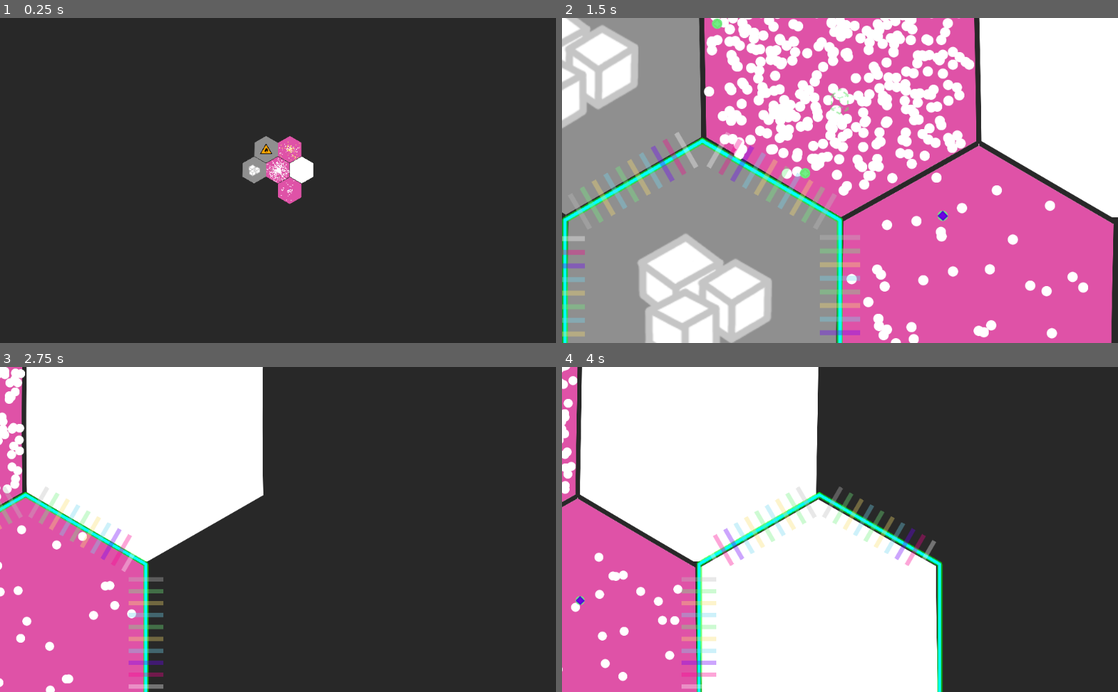
Above: before the commit, frames 1-4 (two rows, left to right).
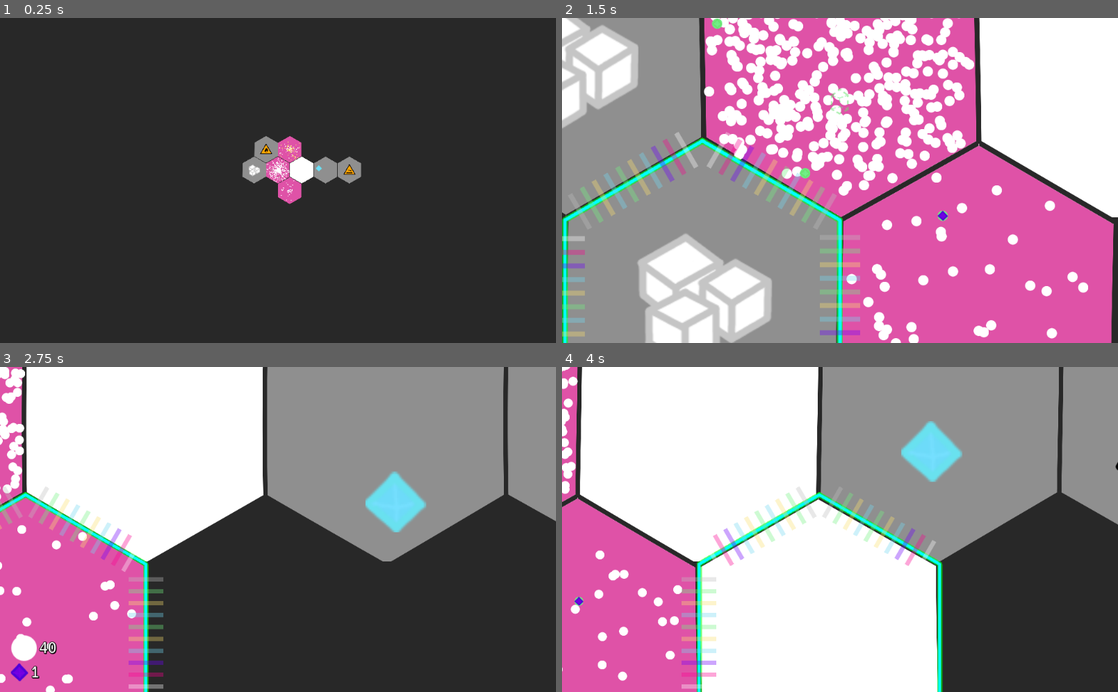
Above: after the commit, the same moments.

Repository: tobyp/hackathon2020
Game: Godot game, scene res://main.tscn
Same seed, same stepped clock (60 frames per second), same inputs: the game is played once before the commit and once after it.
Inputs (mouse positions are in pixels of both pictures, inside the frame that each line leads up to):
- Up to frame 1 (0.25 s): no input
- Up to frame 2 (1.5 s): tap Enter at 0.5 s; drag from (840, 167) to (895, 109) at 0.52 s; drag from (728, 278) to (812, 245) at 1.27 s
- Up to frame 3 (2.75 s): move the mouse to (400, 636) at 2.02 s; hold D from 2.03 s (still down); click (400, 636) at 2.17 s
- Up to frame 4 (4 s): release D at 2.75 s; drag from (706, 425) to (673, 480) at 2.77 s; drag from (817, 633) to (867, 529) at 3.52 s

The runs differ from the first frame. In frame 1, 0.5% of the frame differs, in the area x 56-65%, y 42-52%; in frame 2, 0.3%; in frame 3, 26%; in frame 4, 26%, in the area x 0-100%, y 0-97%.

Commit message:
Add HUD

Diff:
--- /dev/null
+++ b/fonts/hack.tres
@@ -0,0 +1,9 @@
+[gd_resource type="DynamicFont" load_steps=2 format=2]
+
+[ext_resource path="res://fonts/Hack-Regular.ttf" type="DynamicFontData" id=1]
+
+[resource]
+size = 27
+outline_size = 1
+outline_color = Color( 0, 0, 0, 1 )
+font_data = ExtResource( 1 )
--- /dev/null
+++ b/game.gd
@@ -0,0 +1,86 @@
+extends Node2D
+
+var Cell = preload("res://cells/cell.gd")
+
+func _ready():
+	OS.set_window_title("Hackathon 2020")
+
+	$HexGrid.generate_grid(2)
+	# $HexGrid.discover_cell($HexGrid.create_cell(1,0))
+	# $HexGrid.discover_cell($HexGrid.create_cell(2,0))
+	# $HexGrid.discover_cell($HexGrid.create_cell(1,1))
+
+	debug_populate()
+
+	var edges = $HexGrid.get_undirected_node_connections()
+	for connection in edges:
+		var start_cell = $HexGrid.create_cell(connection[0].x, connection[0].y)
+		var start_pos = start_cell.position
+		var end_cell = $HexGrid.create_cell(connection[1].x, connection[1].y)
+		var end_pos = end_cell.position
+		var middle = 0.5 * (start_pos + end_pos)
+		var the_angle = (start_pos.direction_to(end_pos)).angle()
+		# print("the middle of "+str(start_pos)+" and "+str(end_pos)+" is "+str(middle)+ ", angl "+str(the_angle))
+		$HexGrid.create_tunnels(middle, the_angle, start_cell, end_cell)
+
+	$AnimationPlayer.play("CameraZoomIn")
+
+func debug_populate():
+	var cell1 = $HexGrid.create_cell(0, 0)  # 1-indexed becase that matches the names in _to_string
+	cell1.init_captured()
+	cell1.add_particles(Globals.ParticleType.PROTEIN_WHITE, 400)
+	cell1.add_particles(Globals.ParticleType.AMINO_PHE, 1)
+
+	var cell2 = $HexGrid.create_cell(1,0)
+	cell2.init_empty()
+	cell2.toxin_recoveries = {Globals.ToxinType.ANTI_BIOMASS: [0.001, 1.0]}
+
+	var cell3 = $HexGrid.create_cell(0,1)
+	cell3.init_captured()
+	cell3.add_particles(Globals.ParticleType.PROTEIN_WHITE, 40)
+	cell3.add_particles(Globals.ParticleType.AMINO_TYR, 1)
+	#cell3.add_particles(Globals.ParticleType.QUEEN, 1)
+
+	var cell4 = $HexGrid.create_cell(0,-1)
+	cell4.init_captured()
+	cell4.add_particles(Globals.ParticleType.PROTEIN_WHITE, 60)
+	cell4.add_particles(Globals.ParticleType.AMINO_ALA, 1)
+	cell4.add_particles(Globals.ParticleType.ENZYME_ALCOHOL, 52)
+	#cell4.add_particles(Globals.ParticleType.RIBOSOME_ALCOHOL, 1)
+
+	var cell5 = $HexGrid.create_cell(-1,-1)
+	cell5.init_toxin(Globals.ToxinType.ALCOHOL)
+
+	var cell6 = $HexGrid.create_cell(-1,0)
+	cell6.init_resource(Globals.ParticleType.ANTI_MITOCHONDRION)
+
+	var cell7 = $HexGrid.create_cell(2,0)
+	cell7.init_resource(Globals.ParticleType.RESOURCE_AMINO_LYS)
+
+	var cell8 = $HexGrid.create_cell(3,0)
+	cell8.init_toxin(Globals.ToxinType.LYE)
+
+	# "A Diffusion of Whites"
+	#cell1.set_output_rule(Globals.ParticleType.PROTEIN_WHITE, cell2, true)
+	#cell1.set_output_rule(Globals.ParticleType.PROTEIN_WHITE, cell3, true)
+	#cell2.set_output_rule(Globals.ParticleType.PROTEIN_WHITE, cell4, true)
+	#cell3.set_output_rule(Globals.ParticleType.PROTEIN_WHITE, cell2, true)
+	#cell4.set_output_rule(Globals.ParticleType.PROTEIN_WHITE, cell1, true)
+
+	# Sugar production
+	#cell1.set_output_rule(Globals.ParticleType.PROTEIN_TRANSPORTER, cell6, true)
+	#cell6.set_output_rule(Globals.ParticleType.SUGAR, cell1, true)
+	# Sugar transport
+	#cell1.set_output_rule(Globals.ParticleType.SUGAR, cell2, true)
+	#cell2.set_output_rule(Globals.ParticleType.SUGAR, cell1, true)
+	#cell1.set_output_rule(Globals.ParticleType.SUGAR, cell3, true)
+	#cell3.set_output_rule(Globals.ParticleType.SUGAR, cell1, true)
+	#cell1.set_output_rule(Globals.ParticleType.SUGAR, cell4, true)
+	#cell4.set_output_rule(Globals.ParticleType.SUGAR, cell1, true)
+	#cell2.set_output_rule(Globals.ParticleType.PROTEIN_TRANSPORTER, cell1, true)
+	#cell3.set_output_rule(Globals.ParticleType.PROTEIN_TRANSPORTER, cell1, true)
+	#cell4.set_output_rule(Globals.ParticleType.PROTEIN_TRANSPORTER, cell1, true)
+
+	# Breaking down the Alcohol
+	#cell4.set_output_rule(Globals.ParticleType.ENZYME_ALCOHOL, cell5, true)
+	#cell4.set_output_rule(Globals.ParticleType.PROTEIN_WHITE, cell5, true)
--- /dev/null
+++ b/game.tscn
@@ -0,0 +1,61 @@
+[gd_scene load_steps=6 format=2]
+
+[ext_resource path="res://camera.gd" type="Script" id=1]
+[ext_resource path="res://sounds/AudioStreamPlayer.gd" type="Script" id=2]
+[ext_resource path="res://game.gd" type="Script" id=3]
+[ext_resource path="res://grid/hex_grid.tscn" type="PackedScene" id=4]
+
+[sub_resource type="Animation" id=1]
+resource_name = "CameraZoomIn"
+length = 2.5
+tracks/0/type = "bezier"
+tracks/0/path = NodePath("AnimationPlayer/Camera2D:zoom:x")
+tracks/0/interp = 1
+tracks/0/loop_wrap = true
+tracks/0/imported = false
+tracks/0/enabled = true
+tracks/0/keys = {
+"points": PoolRealArray( 20, 0, 0, 0.0853174, 0.348061, 20.5, -0.1, 0, 0.5, 0, 1.75, -1.1, 0, 0.4, 0, 2, -0.75, 0, 0.75, 0 ),
+"times": PoolRealArray( 0, 0.153092, 1.49975, 2.49649 )
+}
+tracks/1/type = "bezier"
+tracks/1/path = NodePath("AnimationPlayer/Camera2D:zoom:y")
+tracks/1/interp = 1
+tracks/1/loop_wrap = true
+tracks/1/imported = false
+tracks/1/enabled = true
+tracks/1/keys = {
+"points": PoolRealArray( 20, 0, 0, 0.085, 0.348, 20.5, -0.1, 0, 0.5, 0, 1.75, -1.1, 0, 0.4, 0, 2, -0.75, 0, 0.75, 0 ),
+"times": PoolRealArray( 0, 0.15477, 1.5041, 2.50084 )
+}
+
+[node name="Node2D" type="Node2D"]
+script = ExtResource( 3 )
+
+[node name="AudioStreamPlayer" type="AudioStreamPlayer" parent="."]
+volume_db = -30.0
+script = ExtResource( 2 )
+
+[node name="HexGrid" parent="." instance=ExtResource( 4 )]
+
+[node name="AxisX" type="Line2D" parent="."]
+visible = false
+points = PoolVector2Array( 0, 0, 1024, 0 )
+default_color = Color( 1, 0, 0, 1 )
+
+[node name="AxisY" type="Line2D" parent="."]
+visible = false
+points = PoolVector2Array( 0, 0, 512, 600, 0, 1200 )
+default_color = Color( 0, 1, 0, 1 )
+
+[node name="AnimationPlayer" type="AnimationPlayer" parent="."]
+anims/CameraZoomIn = SubResource( 1 )
+
+[node name="Camera2D" type="Camera2D" parent="AnimationPlayer"]
+current = true
+zoom = Vector2( 1.99022, 2 )
+limit_left = -100000
+limit_top = -100000
+limit_right = 100000
+limit_bottom = 100000
+script = ExtResource( 1 )
--- /dev/null
+++ b/hud.gd
@@ -0,0 +1,21 @@
+extends Control
+class_name Hud
+
+func _ready():
+	for t in Globals.ParticleType.values():
+		if Rules.particle_type_rendered_in_hud(t):
+			var t_entry = preload("res://hud_info_entry.tscn").instance()
+			t_entry.particle_type = t
+			t_entry.count = 0
+			$VBoxContainer.add_child(t_entry)
+
+
+func set_particle_counts(counts: Dictionary):
+	for entry in $VBoxContainer.get_children():
+		entry.count = counts.get(entry.particle_type, 0)
+
+func update_particle_count(type: int, count: int):
+	for entry in $VBoxContainer.get_children():
+		if entry.particle_type == type:
+			entry.count += count
+			break
--- /dev/null
+++ b/hud.tscn
@@ -0,0 +1,26 @@
+[gd_scene load_steps=2 format=2]
+
+[ext_resource path="res://hud.gd" type="Script" id=1]
+
+[node name="MarginContainer" type="MarginContainer"]
+anchor_right = 1.0
+anchor_bottom = 1.0
+mouse_filter = 2
+size_flags_vertical = 7
+custom_constants/margin_right = 20
+custom_constants/margin_top = 20
+custom_constants/margin_left = 20
+custom_constants/margin_bottom = 20
+script = ExtResource( 1 )
+__meta__ = {
+"_edit_use_anchors_": false
+}
+
+[node name="VBoxContainer" type="VBoxContainer" parent="."]
+margin_left = 20.0
+margin_top = 20.0
+margin_right = 1004.0
+margin_bottom = 580.0
+mouse_filter = 2
+size_flags_vertical = 11
+alignment = 2
--- /dev/null
+++ b/hud_info_entry.gd
@@ -0,0 +1,14 @@
+extends HBoxContainer
+class_name HudInfoEntry
+
+export(int) var particle_type = Globals.ParticleType.PROTEIN_WHITE setget _set_particle_type
+export(int) var count = 0 setget _set_count
+
+func _set_particle_type(value: int):
+	particle_type = value
+	$TextureRect.texture = Globals.particle_type_get_res(value)
+
+func _set_count(value: int):
+	count = value
+	$Label.text = str(value)
+	visible = value > 0
--- /dev/null
+++ b/hud_info_entry.tscn
@@ -0,0 +1,29 @@
+[gd_scene load_steps=4 format=2]
+
+[ext_resource path="res://textures/green_amino.png" type="Texture" id=1]
+[ext_resource path="res://hud_info_entry.gd" type="Script" id=2]
+[ext_resource path="res://fonts/hack.tres" type="DynamicFont" id=3]
+
+[node name="HBoxContainer" type="HBoxContainer"]
+margin_right = 48.0
+margin_bottom = 32.0
+mouse_filter = 2
+script = ExtResource( 2 )
+__meta__ = {
+"_edit_use_anchors_": false
+}
+
+[node name="TextureRect" type="TextureRect" parent="."]
+margin_right = 32.0
+margin_bottom = 33.0
+mouse_filter = 2
+texture = ExtResource( 1 )
+stretch_mode = 1
+
+[node name="Label" type="Label" parent="."]
+margin_left = 36.0
+margin_right = 52.0
+margin_bottom = 33.0
+custom_fonts/font = ExtResource( 3 )
+custom_colors/font_color_shadow = Color( 0, 0, 0, 1 )
+text = "0"
--- a/main.gd
+++ b/main.gd
@@ -1,80 +1,23 @@
 extends Node2D
 
-var Cell = preload("res://cells/cell.gd")
+var _old_selection = []
 
 func _ready():
-	OS.set_window_title("Hackathon 2020")
+	Rules.connect("selection_changed", self, "_selection_changed")
 
-	$HexGrid.generate_grid(2)
-	# $HexGrid.discover_cell($HexGrid.create_cell(1,0))
-	# $HexGrid.discover_cell($HexGrid.create_cell(2,0))
-	# $HexGrid.discover_cell($HexGrid.create_cell(1,1))
+static func _add_particle_counts(dest: Dictionary, add: Dictionary):
+	for t in add:
+		dest[t] = dest.get(t, 0) + add[t]
 
-	debug_populate()
+func _selection_changed(new_selection):
+	for cell in _old_selection:
+		cell.disconnect("particle_count_changed", self, "_particle_count_change")
+	_old_selection = new_selection
+	var total = {}
+	for cell in new_selection:
+		cell.connect("particle_count_changed", self, "_particle_count_change")
+		_add_particle_counts(total, cell.particle_counts)
+	$HudLayer/Hud.set_particle_counts(total)
 
-	var edges = $HexGrid.get_undirected_node_connections()
-	for connection in edges:
-		var start_cell = $HexGrid.create_cell(connection[0].x, connection[0].y)
-		var start_pos = start_cell.position
-		var end_cell = $HexGrid.create_cell(connection[1].x, connection[1].y)
-		var end_pos = end_cell.position
-		var middle = 0.5 * (start_pos + end_pos)
-		var the_angle = (start_pos.direction_to(end_pos)).angle()
-		# print("the middle of "+str(start_pos)+" and "+str(end_pos)+" is "+str(middle)+ ", angl "+str(the_angle))
-		$HexGrid.create_tunnels(middle, the_angle, start_cell, end_cell)
-
-	$AnimationPlayer.play("CameraZoomIn")
-
-func debug_populate():
-	var cell1 = $HexGrid.create_cell(0, 0)  # 1-indexed becase that matches the names in _to_string
-	cell1.init_captured()
-	cell1.add_particles(Globals.ParticleType.PROTEIN_WHITE, 400)
-	cell1.add_particles(Globals.ParticleType.AMINO_PHE, 1)
-
-	var cell2 = $HexGrid.create_cell(1,0)
-	cell2.init_empty()
-	cell2.toxin_recoveries = {Globals.ToxinType.ANTI_BIOMASS: [0.001, 1.0]}
-
-	var cell3 = $HexGrid.create_cell(0,1)
-	cell3.init_captured()
-	cell3.add_particles(Globals.ParticleType.PROTEIN_WHITE, 40)
-	cell3.add_particles(Globals.ParticleType.AMINO_TYR, 1)
-	#cell3.add_particles(Globals.ParticleType.QUEEN, 1)
-
-	var cell4 = $HexGrid.create_cell(0,-1)
-	cell4.init_captured()
-	cell4.add_particles(Globals.ParticleType.PROTEIN_WHITE, 60)
-	cell4.add_particles(Globals.ParticleType.AMINO_ALA, 1)
-	cell4.add_particles(Globals.ParticleType.ENZYME_ALCOHOL, 52)
-	#cell4.add_particles(Globals.ParticleType.RIBOSOME_ALCOHOL, 1)
-
-	var cell5 = $HexGrid.create_cell(-1,-1)
-	cell5.init_toxin(Globals.ToxinType.ALCOHOL)
-
-	var cell6 = $HexGrid.create_cell(-1,0)
-	cell6.init_resource(Globals.ParticleType.ANTI_MITOCHONDRION)
-
-	# "A Diffusion of Whites"
-	#cell1.set_output_rule(Globals.ParticleType.PROTEIN_WHITE, cell2, true)
-	#cell1.set_output_rule(Globals.ParticleType.PROTEIN_WHITE, cell3, true)
-	#cell2.set_output_rule(Globals.ParticleType.PROTEIN_WHITE, cell4, true)
-	#cell3.set_output_rule(Globals.ParticleType.PROTEIN_WHITE, cell2, true)
-	#cell4.set_output_rule(Globals.ParticleType.PROTEIN_WHITE, cell1, true)
-
-	# Sugar production
-	#cell1.set_output_rule(Globals.ParticleType.PROTEIN_TRANSPORTER, cell6, true)
-	#cell6.set_output_rule(Globals.ParticleType.SUGAR, cell1, true)
-	# Sugar transport
-	#cell1.set_output_rule(Globals.ParticleType.SUGAR, cell2, true)
-	#cell2.set_output_rule(Globals.ParticleType.SUGAR, cell1, true)
-	#cell1.set_output_rule(Globals.ParticleType.SUGAR, cell3, true)
-	#cell3.set_output_rule(Globals.ParticleType.SUGAR, cell1, true)
-	#cell1.set_output_rule(Globals.ParticleType.SUGAR, cell4, true)
-	#cell4.set_output_rule(Globals.ParticleType.SUGAR, cell1, true)
-	#cell2.set_output_rule(Globals.ParticleType.PROTEIN_TRANSPORTER, cell1, true)
-	#cell3.set_output_rule(Globals.ParticleType.PROTEIN_TRANSPORTER, cell1, true)
-	#cell4.set_output_rule(Globals.ParticleType.PROTEIN_TRANSPORTER, cell1, true)
-
-	# Breaking down the Alcohol
-	#cell4.set_output_rule(Globals.ParticleType.ENZYME_ALCOHOL, cell5, true)
-	#cell4.set_output_rule(Globals.ParticleType.PROTEIN_WHITE, cell5, true)
+func _particle_count_change(cell, type, old_count, new_count):
+	$HudLayer/Hud.update_particle_count(type, new_count - old_count)
--- a/main.tscn
+++ b/main.tscn
@@ -1,61 +1,14 @@
-[gd_scene load_steps=6 format=2]
+[gd_scene load_steps=4 format=2]
 
-[ext_resource path="res://camera.gd" type="Script" id=1]
+[ext_resource path="res://game.tscn" type="PackedScene" id=1]
 [ext_resource path="res://main.gd" type="Script" id=2]
-[ext_resource path="res://sounds/AudioStreamPlayer.gd" type="Script" id=3]
-[ext_resource path="res://grid/hex_grid.tscn" type="PackedScene" id=4]
-
-[sub_resource type="Animation" id=1]
-resource_name = "CameraZoomIn"
-length = 2.5
-tracks/0/type = "bezier"
-tracks/0/path = NodePath("AnimationPlayer/Camera2D:zoom:x")
-tracks/0/interp = 1
-tracks/0/loop_wrap = true
-tracks/0/imported = false
-tracks/0/enabled = true
-tracks/0/keys = {
-"points": PoolRealArray( 20, 0, 0, 0.0853174, 0.348061, 20.5, -0.1, 0, 0.5, 0, 1.75, -1.1, 0, 0.4, 0, 2, -0.75, 0, 0.75, 0 ),
-"times": PoolRealArray( 0, 0.153092, 1.49975, 2.49649 )
-}
-tracks/1/type = "bezier"
-tracks/1/path = NodePath("AnimationPlayer/Camera2D:zoom:y")
-tracks/1/interp = 1
-tracks/1/loop_wrap = true
-tracks/1/imported = false
-tracks/1/enabled = true
-tracks/1/keys = {
-"points": PoolRealArray( 20, 0, 0, 0.085, 0.348, 20.5, -0.1, 0, 0.5, 0, 1.75, -1.1, 0, 0.4, 0, 2, -0.75, 0, 0.75, 0 ),
-"times": PoolRealArray( 0, 0.15477, 1.5041, 2.50084 )
-}
+[ext_resource path="res://hud.tscn" type="PackedScene" id=5]
 
 [node name="Node2D" type="Node2D"]
 script = ExtResource( 2 )
 
-[node name="AudioStreamPlayer" type="AudioStreamPlayer" parent="."]
-volume_db = -30.0
-script = ExtResource( 3 )
+[node name="Node2D" parent="." instance=ExtResource( 1 )]
 
-[node name="HexGrid" parent="." instance=ExtResource( 4 )]
+[node name="HudLayer" type="CanvasLayer" parent="."]
 
-[node name="AxisX" type="Line2D" parent="."]
-visible = false
-points = PoolVector2Array( 0, 0, 1024, 0 )
-default_color = Color( 1, 0, 0, 1 )
-
-[node name="AxisY" type="Line2D" parent="."]
-visible = false
-points = PoolVector2Array( 0, 0, 512, 600, 0, 1200 )
-default_color = Color( 0, 1, 0, 1 )
-
-[node name="AnimationPlayer" type="AnimationPlayer" parent="."]
-anims/CameraZoomIn = SubResource( 1 )
-
-[node name="Camera2D" type="Camera2D" parent="AnimationPlayer"]
-current = true
-zoom = Vector2( 1.99022, 2 )
-limit_left = -100000
-limit_top = -100000
-limit_right = 100000
-limit_bottom = 100000
-script = ExtResource( 1 )
+[node name="Hud" parent="HudLayer" instance=ExtResource( 5 )]
--- a/project.godot
+++ b/project.godot
@@ -29,6 +29,16 @@
 "language": "GDScript",
 "path": "res://grid/hex_grid.gd"
 }, {
+"base": "Control",
+"class": "Hud",
+"language": "GDScript",
+"path": "res://hud.gd"
+}, {
+"base": "HBoxContainer",
+"class": "HudInfoEntry",
+"language": "GDScript",
+"path": "res://hud_info_entry.gd"
+}, {
 "base": "Reference",
 "class": "Recipe",
 "language": "GDScript",
@@ -44,6 +54,8 @@
 "CellParticle": "",
 "Globals": "",
 "HexGrid": "",
+"Hud": "",
+"HudInfoEntry": "",
 "Recipe": "",
 "Tech": ""
 }
--- a/rules.gd
+++ b/rules.gd
@@ -3,6 +3,7 @@
 var rng: RandomNumberGenerator
 var debug_visual: bool = false
 var _selected_cells = []
+signal selection_changed(new_selection)
 
 func _ready():
 	_init_recipes()
@@ -228,6 +229,24 @@
 		_:
 			return [particle, true]
 
+static func particle_type_rendered_in_hud(type: int) -> bool:
+	return [
+		Globals.ParticleType.PROTEIN_WHITE,
+		Globals.ParticleType.PROTEIN_TRANSPORTER,
+		Globals.ParticleType.ENZYME_ALCOHOL,
+		Globals.ParticleType.ENZYME_LYE,
+		Globals.ParticleType.AMINO_PHE,
+		Globals.ParticleType.AMINO_ALA,
+		Globals.ParticleType.AMINO_LYS,
+		Globals.ParticleType.AMINO_TYR,
+		Globals.ParticleType.AMINO_PRO,
+		Globals.ParticleType.QUEEN,
+		Globals.ParticleType.PRO_QUEEN,
+		Globals.ParticleType.RIBOSOME_TRANSPORTER,
+		Globals.ParticleType.RIBOSOME_ALCOHOL,
+		Globals.ParticleType.RIBOSOME_LYE,
+	].has(type)
+
 # calculate pressure between own cell (having `own` particles) and another cell (having `other` particles).
 # There's a lot of tuning to be had here.
 # If the result is <= 0, no particles will be transferred
@@ -300,6 +319,7 @@
 		oldcell.selected = false
 	_selected_cells = [cell]
 	cell.selected = true
+	emit_signal("selection_changed", _selected_cells)
 
 func is_selected(cell):
 	return _selected_cells.has(cell)
--- /dev/null
+++ b/ui.tscn
@@ -0,0 +1,19 @@
+[gd_scene load_steps=2 format=2]
+
+[ext_resource path="res://hud.gd" type="Script" id=1]
+
+[node name="Control" type="Control"]
+anchor_right = 1.0
+anchor_bottom = 1.0
+script = ExtResource( 1 )
+__meta__ = {
+"_edit_use_anchors_": false
+}
+
+[node name="MarginContainer" type="MarginContainer" parent="."]
+margin_right = 40.0
+margin_bottom = 40.0
+
+[node name="VBoxContainer" type="VBoxContainer" parent="MarginContainer"]
+margin_right = 40.0
+margin_bottom = 40.0
Not shown: 2 places in cells/cell.tscn that only renumber resources
Binary file added: fonts/Hack-Regular.ttf
